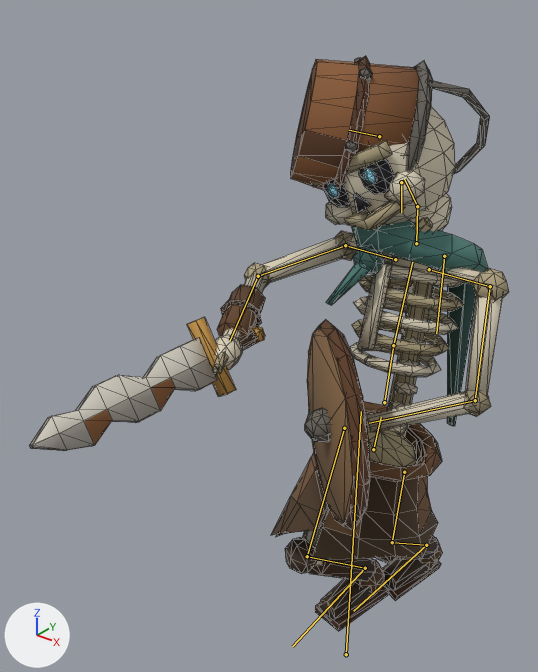
A saved change to the glTF model apps/web/public/models/units/skeleton.glb.
Rendered twice from a 50 mm lens placed at (0.317, -0.539, 0.711), pointed at (-0.073, -0.052, 0.409). Lighting does not change. The marker at lower left points along +X, +Y and +Z. The older version comes first. Both versions are drawn at frame 12 of the action 'death'; the numbers are the values there. The bones that change, and the others that lie on the model, are drawn over the model as lines. Mesh edges are drawn as thin lines.

Objects in the first picture: 'SkeletonMesh'.
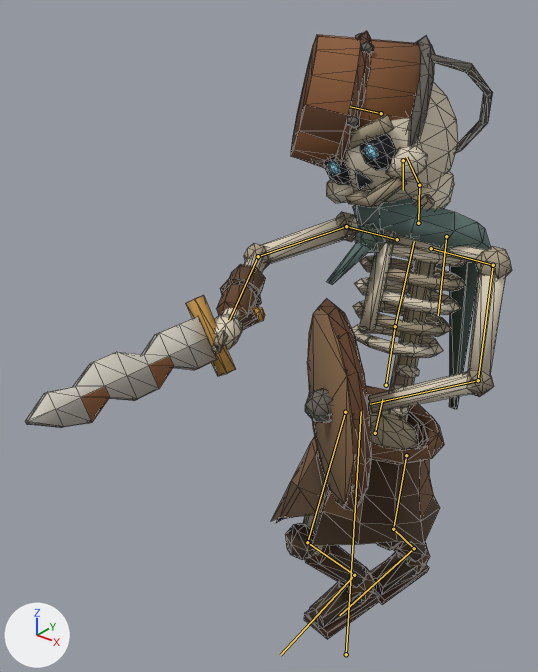
What differs and where, as boxes [x1, y1, x2, y2] in the pictures (538 x 672 px):
'SkeletonMesh', posed: before [29, 56, 509, 631]; after [25, 31, 512, 640]
bone 'hips', root to tip: before (373, 449) to (381, 417); after (375, 433) to (382, 399)
bone 'shin.L', root to tip: before (392, 542) to (426, 545); after (393, 529) to (414, 548)
bone 'foot.L', root to tip: before (426, 545) to (353, 611); after (414, 548) to (339, 615)
bone 'shin.R', root to tip: before (307, 556) to (365, 568); after (307, 542) to (354, 575)
bone 'foot.R', root to tip: before (365, 568) to (292, 646); after (354, 575) to (280, 655)

The edits, one by one:
Bone 'hips' (bone_hips) moves from (0.0, -0.06, -0.03) to (0.0, -0.04, -0.03).
Bone 'shin.L' (bone_shin_l) turns from (-35, 0, 0) to (-23, 0, 0) degrees about its own x, y and z.
Bone 'foot.L' (bone_foot_l) turns from (53, 0, 0) to (41, 0, 0) degrees about its own x, y and z.
Bone 'shin.R' (bone_shin_r) turns from (-71, 0, 0) to (-59, 0, 0) degrees about its own x, y and z.
Bone 'foot.R' (bone_foot_r) turns from (53, 0, 0) to (41, 0, 0) degrees about its own x, y and z.
